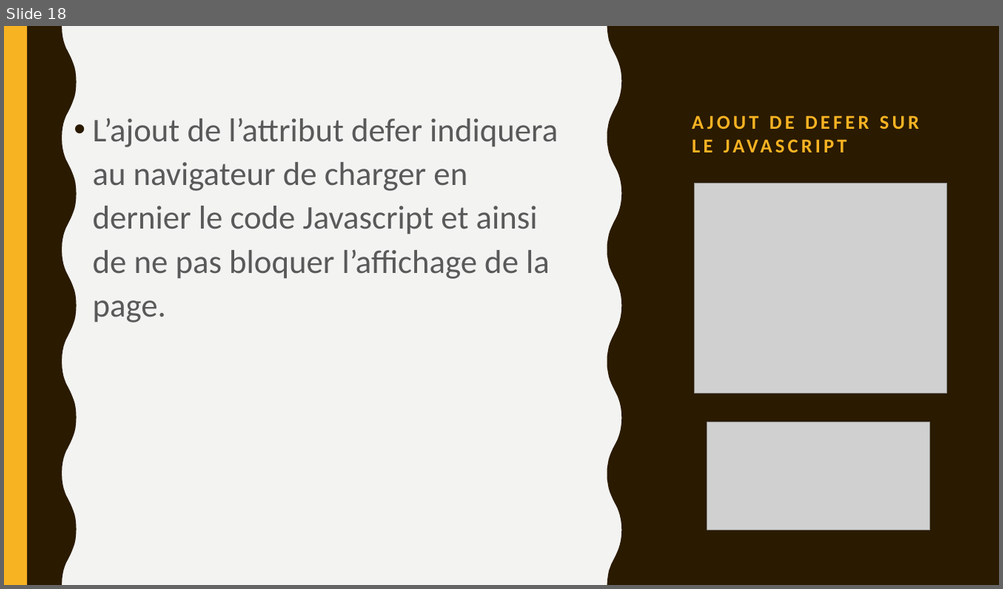
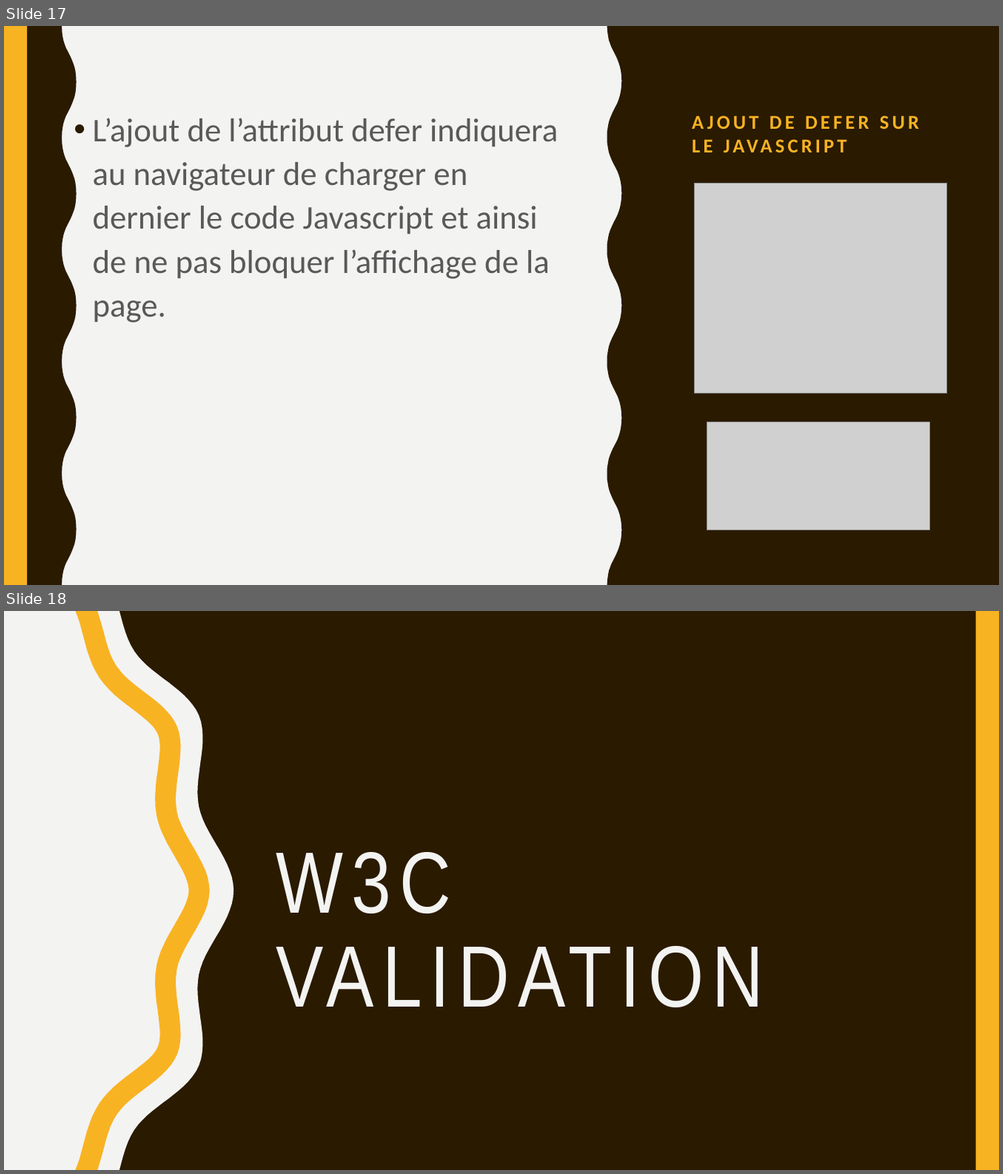
Before and after one commit to Fibre44/DENISNicolas_4_09112021, a slide deck: Soutenance/Soutenance.odp. Shown one above the other, each under a label of ours: slide 18 before the commit, slides 17 and 18 after it. The pictures are 1003x589 and 1003x1174 pixels, drawn with LibreOffice and Linux fonts; fonts in the diff are those of the drawing; grey boxes stand for pictures. Boxes give left, top, right and bottom in pixels: in the first picture for what was removed or moved away, otherwise in the second. Text is boxed around its words. In the diff, an @@ line names an element or a change of style, - is before the commit and + after.

```diff
--- a/Soutenance/Soutenance.odp
+++ b/Soutenance/Soutenance.odp
@@ slide 18 added at [4, 611, 999, 1170], background #2A1A00; not listed: 1 template element that a slide beside it also shows @@
@@ freeform shape added at [4, 611, 77, 1170], fill #F3F3F2 @@
@@ freeform shape added at [4, 611, 234, 1170], fill #F3F3F2 @@
@@ freeform shape added at [76, 611, 210, 1170], fill #F8B323 @@
@@ title added at [276, 852, 764, 1008], 84 pt, text #F3F3F2 @@
+W3C VALIDATION
@@ what was slide 18 is now slide 17 @@
```
Also in this commit, not shown: 4 slides changed, 2 other slides added, 2 slides removed, 2 other files.
